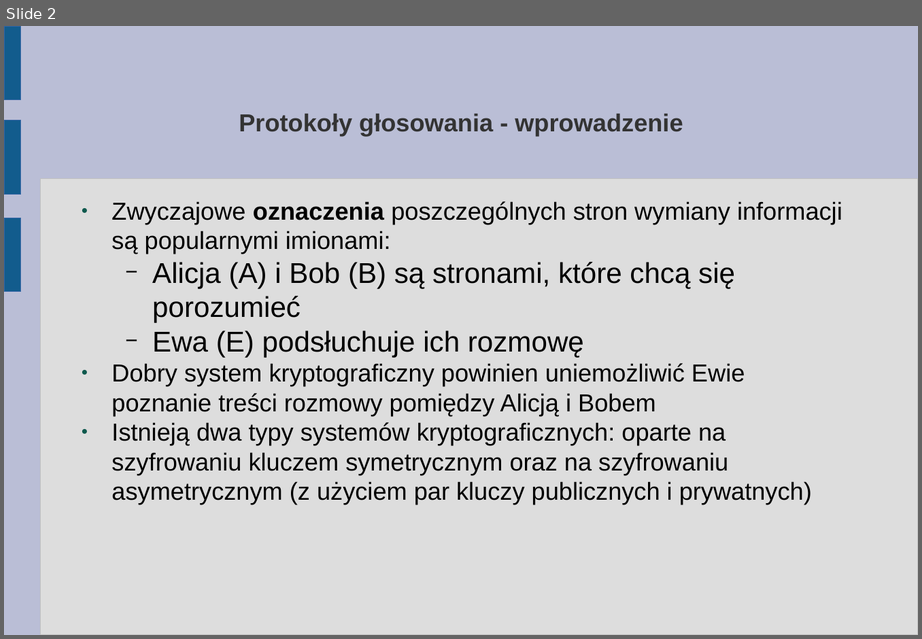
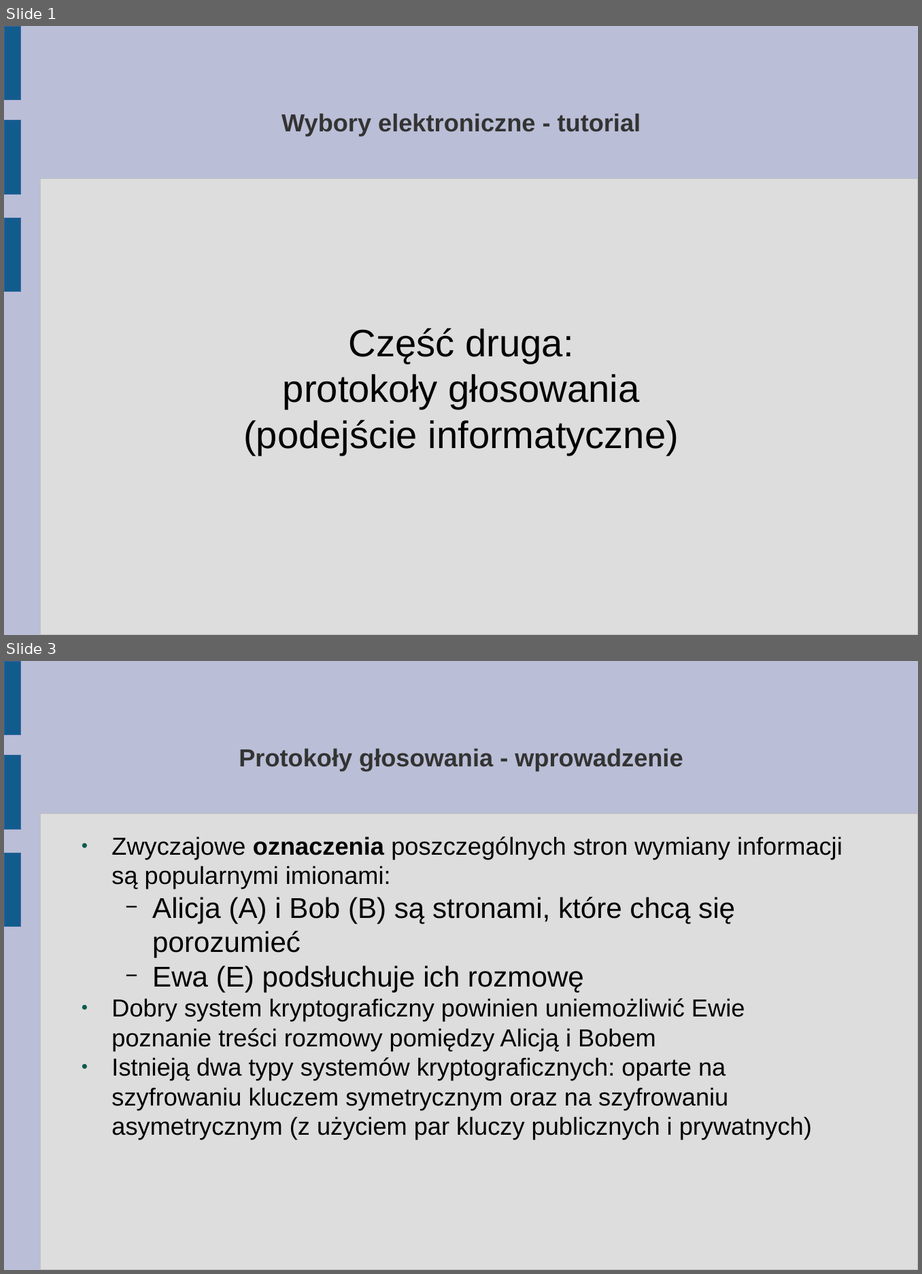
Before and after one commit to abhay123lp/internetvotingsystem, a slide deck: Tutorial/2. Protokoly (dla zainteresowanych).odp. Shown one above the other, each under a label of ours: slide 2 before the commit, slides 1 and 3 after it; the slides between them are not shown. The pictures are 922x639 and 922x1274 pixels, drawn with LibreOffice and Linux fonts; fonts in the diff are those of the drawing. Boxes give left, top, right and bottom in pixels: in the first picture for what was removed or moved away, otherwise in the second. Text is boxed around its words. In the diff, an @@ line names an element or a change of style, - is before the commit and + after.

```diff
--- a/Tutorial/2. Protokoly (dla zainteresowanych).odp
+++ b/Tutorial/2. Protokoly (dla zainteresowanych).odp
@@ slide 1 added at [4,26,918,635], background #BABED6; not listed: 4 template elements that a slide beside it also shows @@
@@ title added at [281,114,641,135], 20.6 pt, text #333333, bold @@
+Wybory elektroniczne - tutorial
@@ subtitle added at [243,328,679,455], 32 pt, text #000000 @@
+Część druga:
+protokoły głosowania
+(podejście informatyczne)
@@ what was slide 2 is now slide 3 @@
```
Also in this commit, not shown: 7 slides changed, 2 other files.
